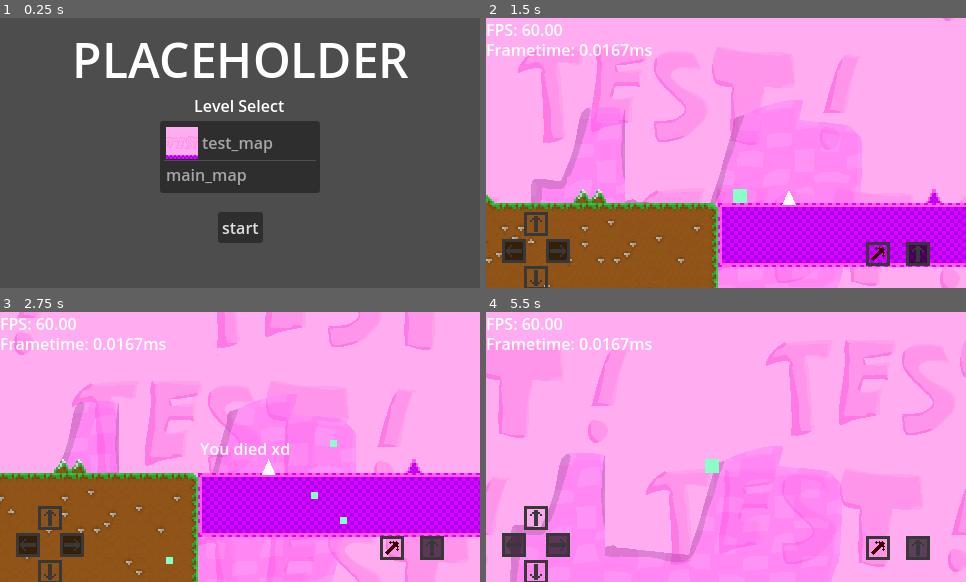
Above: before the commit, frames 1-4 (two rows, left to right).
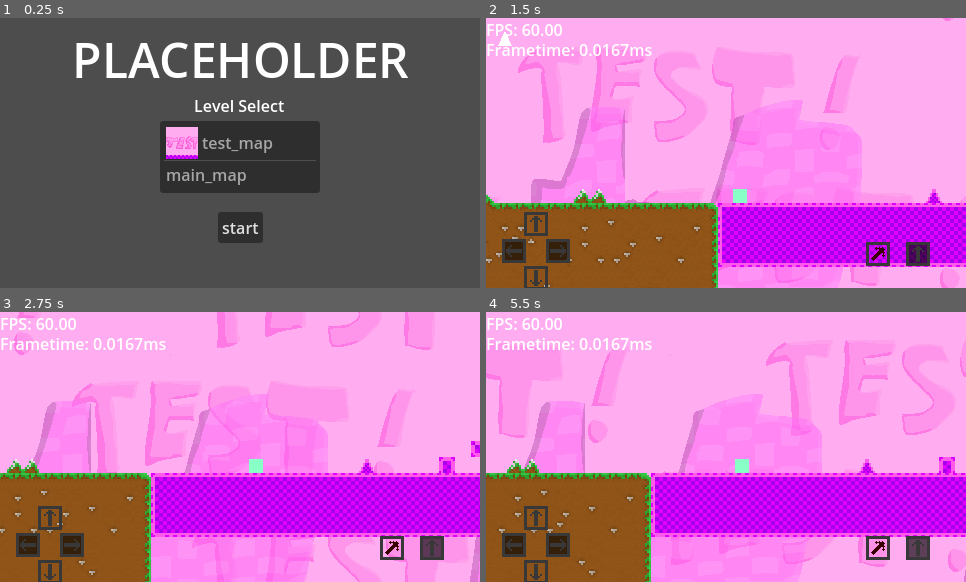
Above: after the commit, the same moments.

Repository: SanekGamer007/GodotPlatformer
Game: Godot game, scene res://Maps/title_map/title_map.tscn
Two runs of this game, one before a commit and one after it. Both use one fixed random seed, a clock stepped at 60 frames per second and the inputs below.
Inputs (mouse positions are in pixels of both pictures, inside the frame that each line leads up to):
- Up to frame 1 (0.25 s): no input
- Up to frame 2 (1.5 s): click "start" at 0.5 s; tap Enter (ui_accept) at 1.25 s; move the mouse to (831, 139) at 1.27 s; hold Right (ui_right) from 1.28 s (still down); hold Enter (ui_accept) from 1.28 s (still down); tap Shift (dash) at 1.35 s; click (831, 139) at 1.42 s
- Up to frame 3 (2.75 s): release Right (ui_right) at 2 s; release Enter (ui_accept) at 2 s; drag from (144, 460) to (259, 465) at 2.02 s
- Up to frame 4 (5.5 s): move the mouse to (774, 387) at 2.77 s; hold Left (ui_left) 2.78-3.5 s; hold Enter (ui_accept) 2.78-3.5 s; tap Shift (dash) at 2.85 s; drag from (702, 501) to (582, 406) at 3.52 s; move the mouse to (870, 487) at 4.27 s; hold Right (ui_right) 4.28-5 s; hold Enter (ui_accept) 4.28-5 s; drag from (582, 406) to (697, 411) at 5.02 s

The runs differ from the first frame. In frame 1, 0.1% of the frame differs, in the area x 34-42%, y 43-49%; in frame 2, 0.2%; in frame 3, 16%; in frame 4, 38%, in the area x 0-100%, y 30-100%.

Commit message:
made the camera move to the spike at death, also oldspike finally broke lmao

Diff:
--- a/Maps/test_map/test_map.tscn
+++ b/Maps/test_map/test_map.tscn
@@ -89,4 +89,4 @@
 [node name="Debug" parent="." instance=ExtResource("10_11nxo")]
 
 [node name="Spikeold" parent="." instance=ExtResource("12_hv35n")]
-position = Vector2(64, 210)
+position = Vector2(-220, 51)
--- a/Objects/playernew/player_new.gd
+++ b/Objects/playernew/player_new.gd
@@ -34,6 +34,7 @@
 var mv_ACCELERATION: int = mv_MAX_SPEED / mv_CELERATION_STEPS ## Acceleration.
 var mv_DECELERATION: int = mv_MAX_SPEED / mv_CELERATION_STEPS ## Deceleration.
 var candash: bool = true ## WIP
+var objectkilled
 
 
 func _physics_process(delta: float) -> void:
@@ -120,7 +121,8 @@
 		get_node("DeathEffect").visible = true
 		get_node("DeathEffect").emitting = true
 		if get_node("PlayerCam"):
-			get_node("PlayerCam").global_position = global_position - Vector2(7,7)
+			print(objectkilled)
+			get_node("PlayerCam").global_position = objectkilled
 		self.set_physics_process(false)
 		if get_node("../RespawnText"):
 			get_node("../RespawnText").visible = true
@@ -151,9 +153,7 @@
 
 
 
-
-
-
-func _on_hurtbox_body_shape_entered(_body_rid: RID, _body: Node2D, _body_shape_index: int, _local_shape_index: int) -> void:
+func _on_hurtbox_body_shape_entered(body_rid: RID, body: Node2D, _body_shape_index: int, _local_shape_index: int) -> void:
+	objectkilled = body.to_global(body.map_to_local(body.get_coords_for_body_rid(body_rid)))
 	if not isgod:
 		set_state(states.DEAD)
Binary file changed: Maps/test_map/test_map_ico.png
